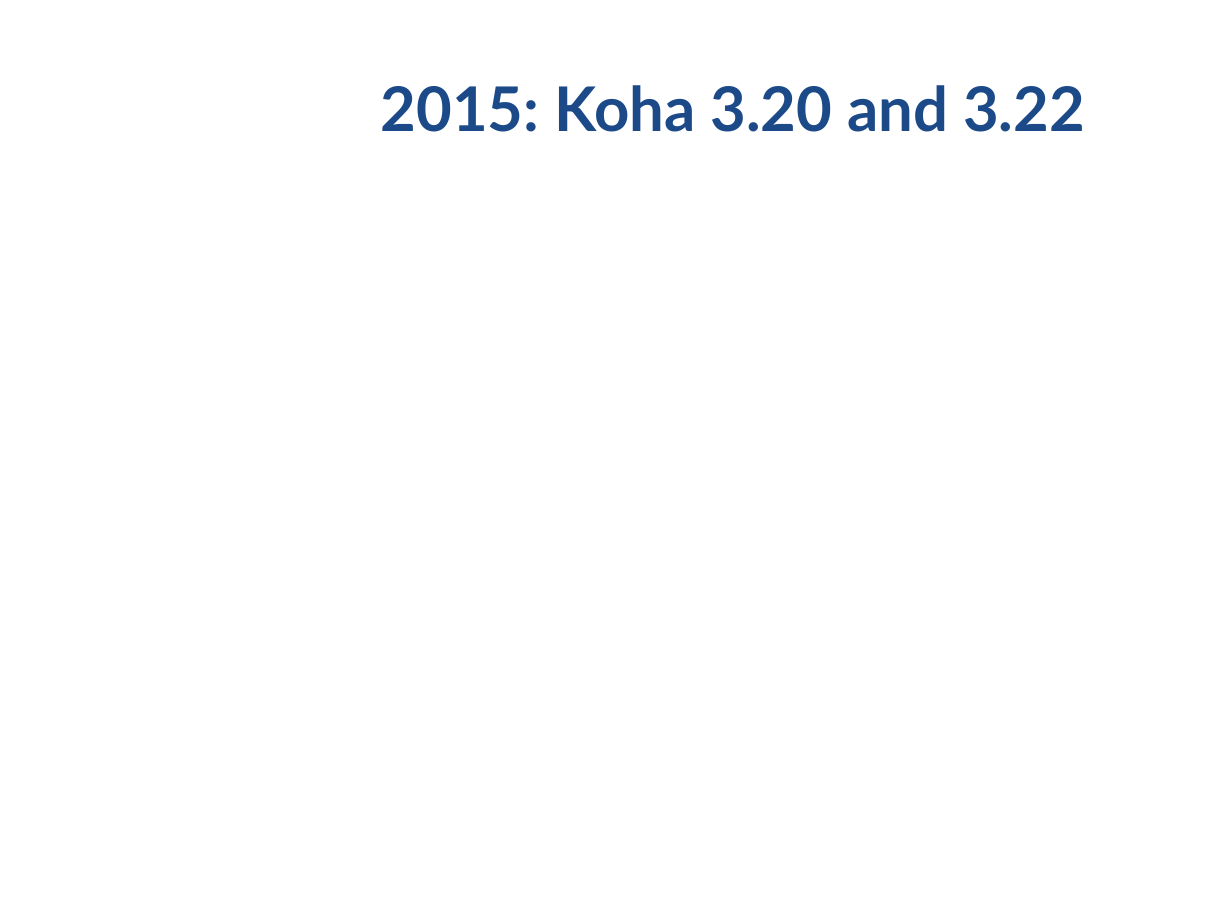
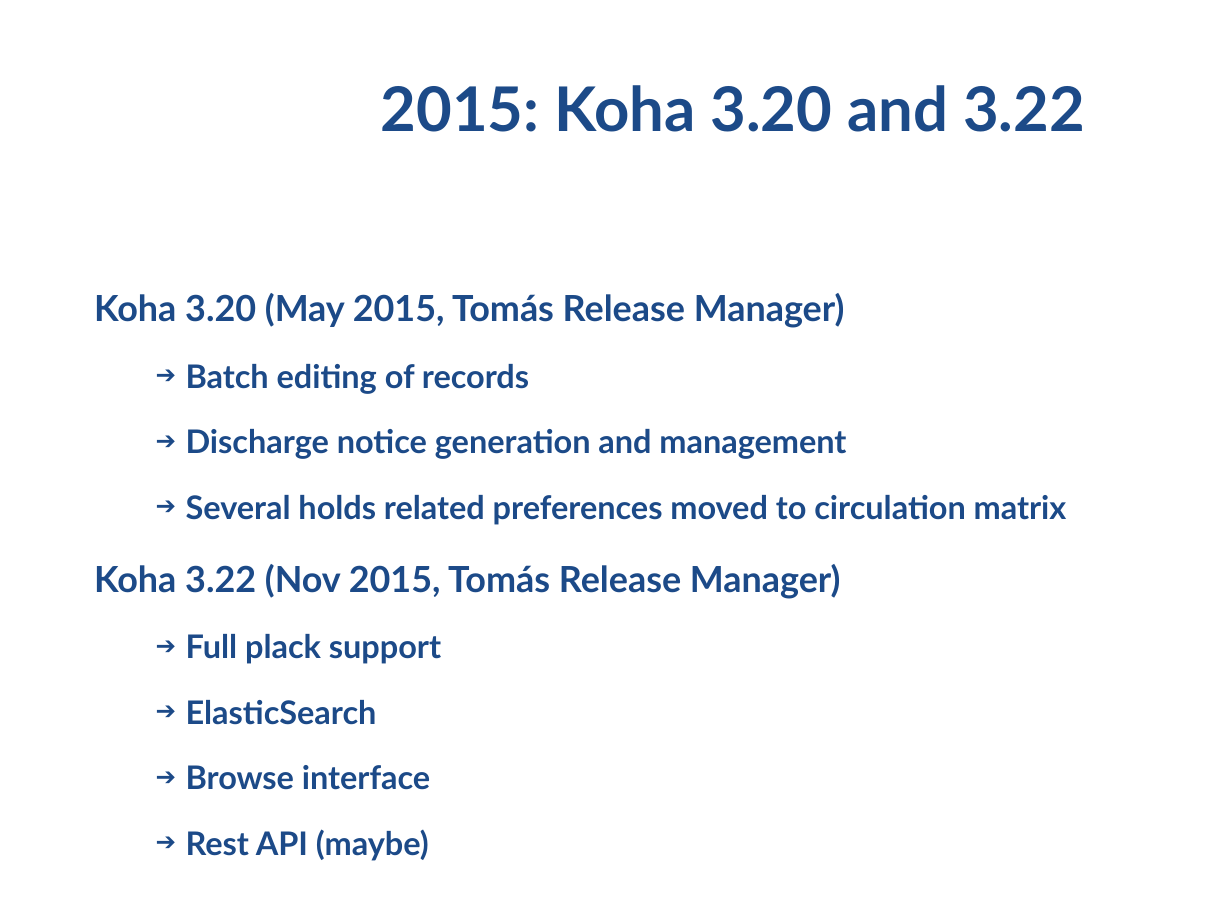
Before and after one commit to ranginui/presentation, a slide deck: slide 24 of kohacon15/history/history.odp. Drawn at 1232x924 pixels with LibreOffice and Linux fonts; fonts in the diff are those of the drawing; background and template pictures are left out. Boxes give left, top, right and bottom in pixels: in the first picture for what was removed or moved away, otherwise in the second. Text is boxed around its words. In the diff, an @@ line names an element or a change of style, - is before the commit and + after.

```diff
--- a/kohacon15/history/history.odp
+++ b/kohacon15/history/history.odp
@@ text added at box(94, 293, 1067, 861), 19 pt, text #1C4A88, bold @@
+Koha 3.20 (May 2015, Tomás Release Manager)
+  ➔ Batch editing of records
+  ➔ Discharge notice generation and management
+  ➔ Several holds related preferences moved to circulation matrix
+Koha 3.22 (Nov 2015, Tomás Release Manager)
+  ➔ Full plack support
+  ➔ ElasticSearch
+  ➔ Browse interface
+  ➔ Rest API (maybe)
```
Also in this commit, not shown: 3 other slides changed, 1 other file.
